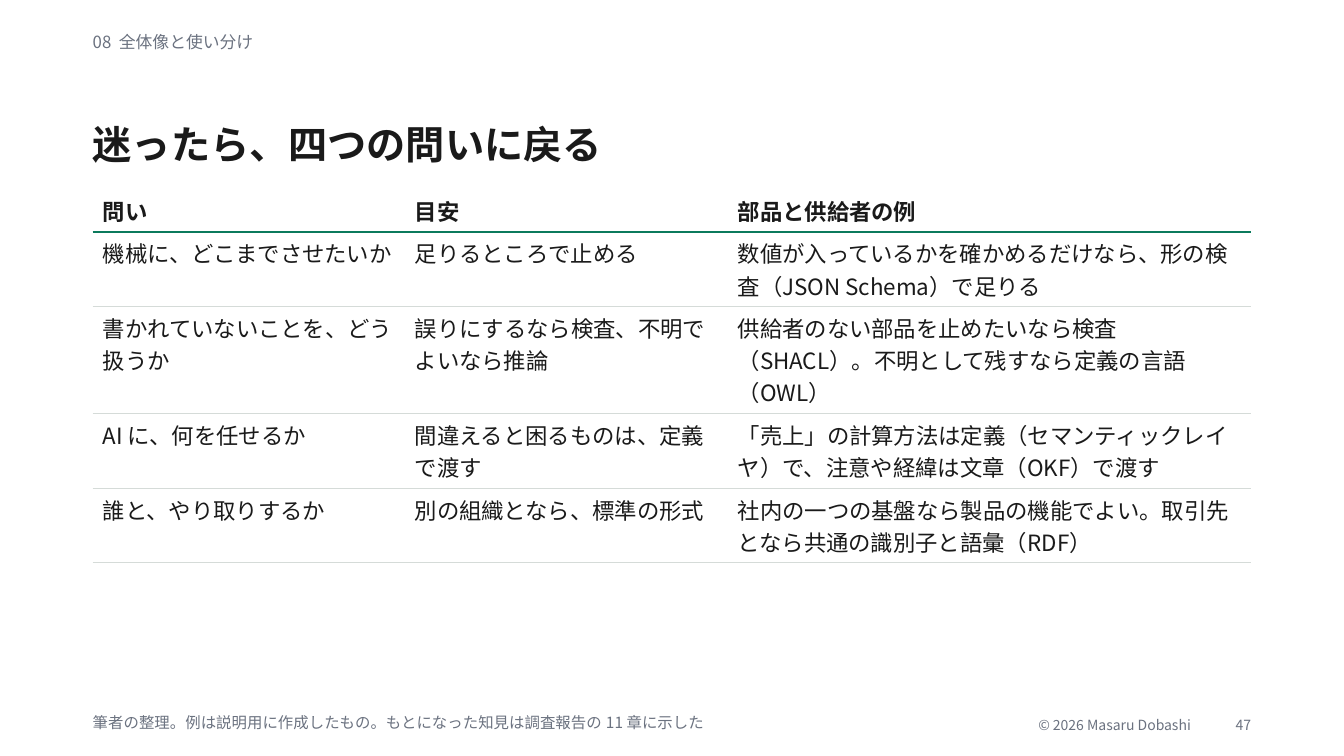
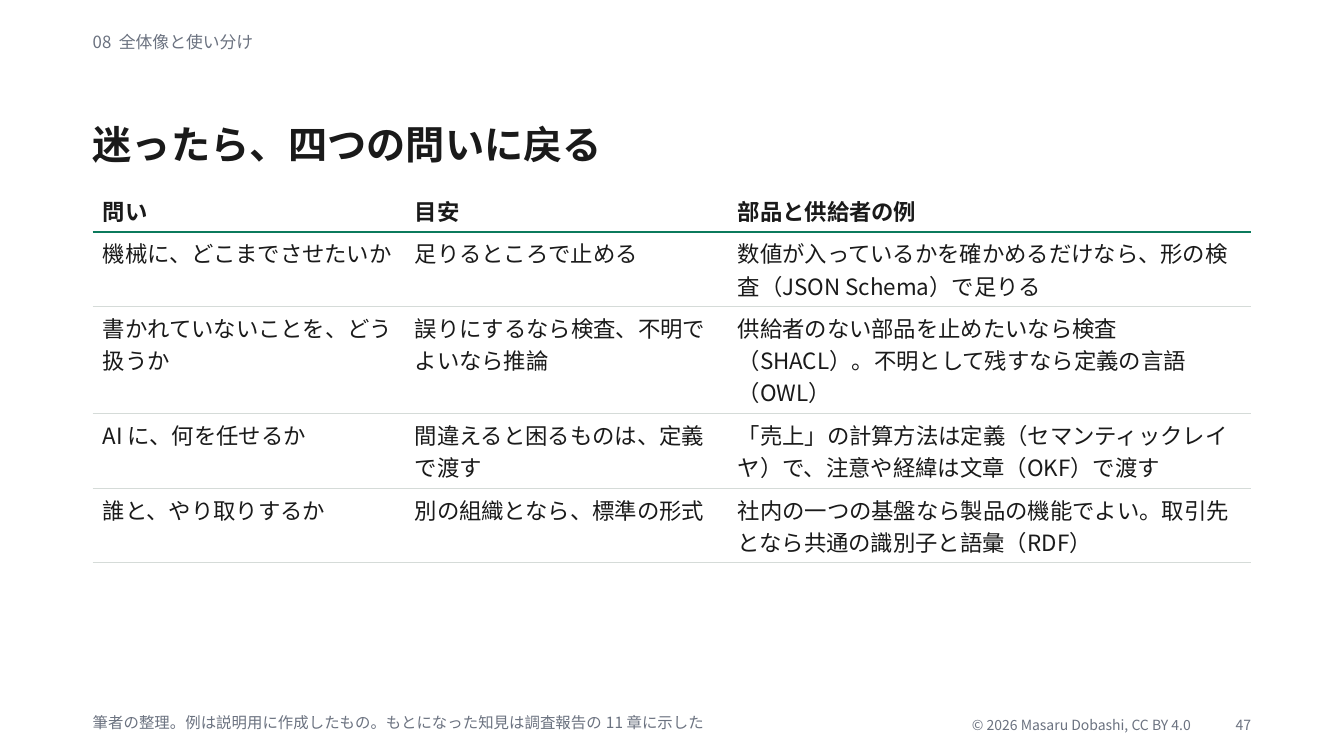
Before and after one commit to dobachi/ontology-semantics-basics, a slide deck: slide 47 of deck/ontology-semantics-intro.pptx. Drawn at 1344x756 pixels with LibreOffice and Linux fonts; fonts in the diff are those of the drawing. Boxes give left, top, right and bottom in pixels: in the first picture for what was removed or moved away, otherwise in the second. Text is boxed around its words. In the diff, an @@ line names an element or a change of style, - is before the commit and + after.

```diff
--- a/deck/ontology-semantics-intro.pptx
+++ b/deck/ontology-semantics-intro.pptx
@@ text at bbox=[987, 719, 1190, 733]: text changed @@
-© 2026 Masaru Dobashi
+© 2026 Masaru Dobashi, CC BY 4.0
```
Also in this commit, not shown: 47 other slides changed, 10 other files.
